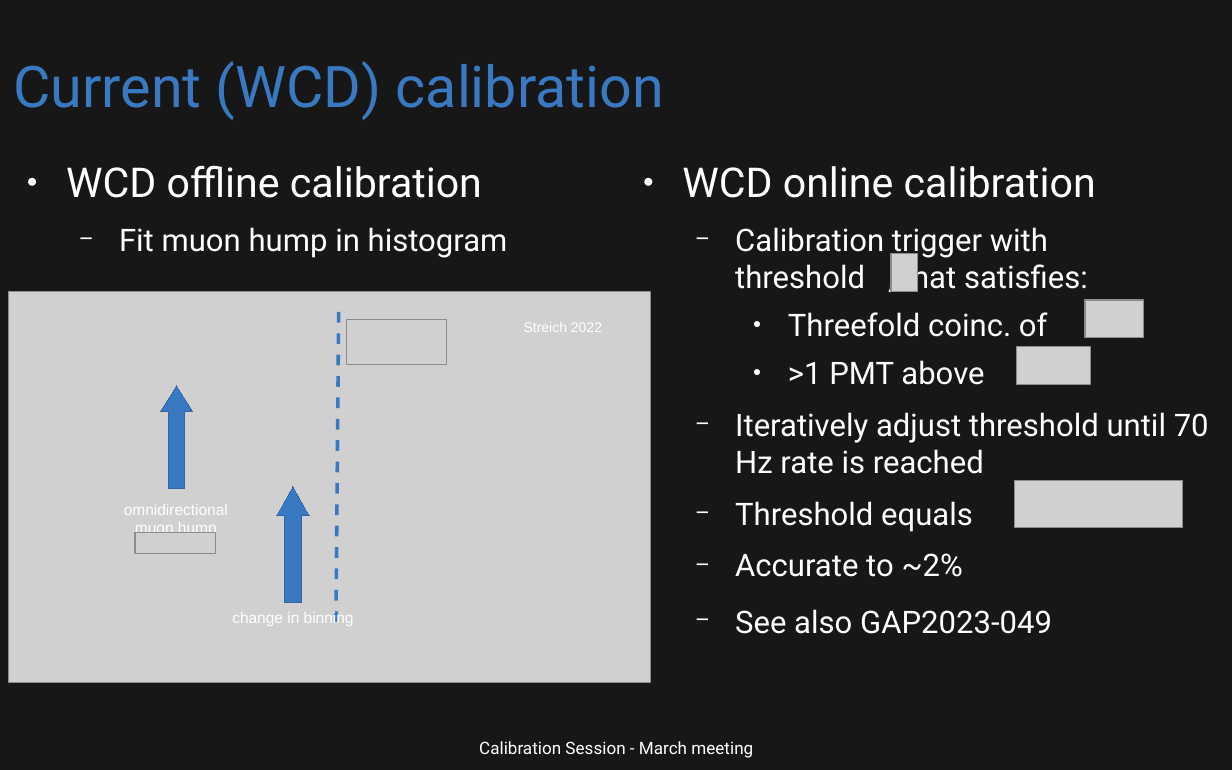
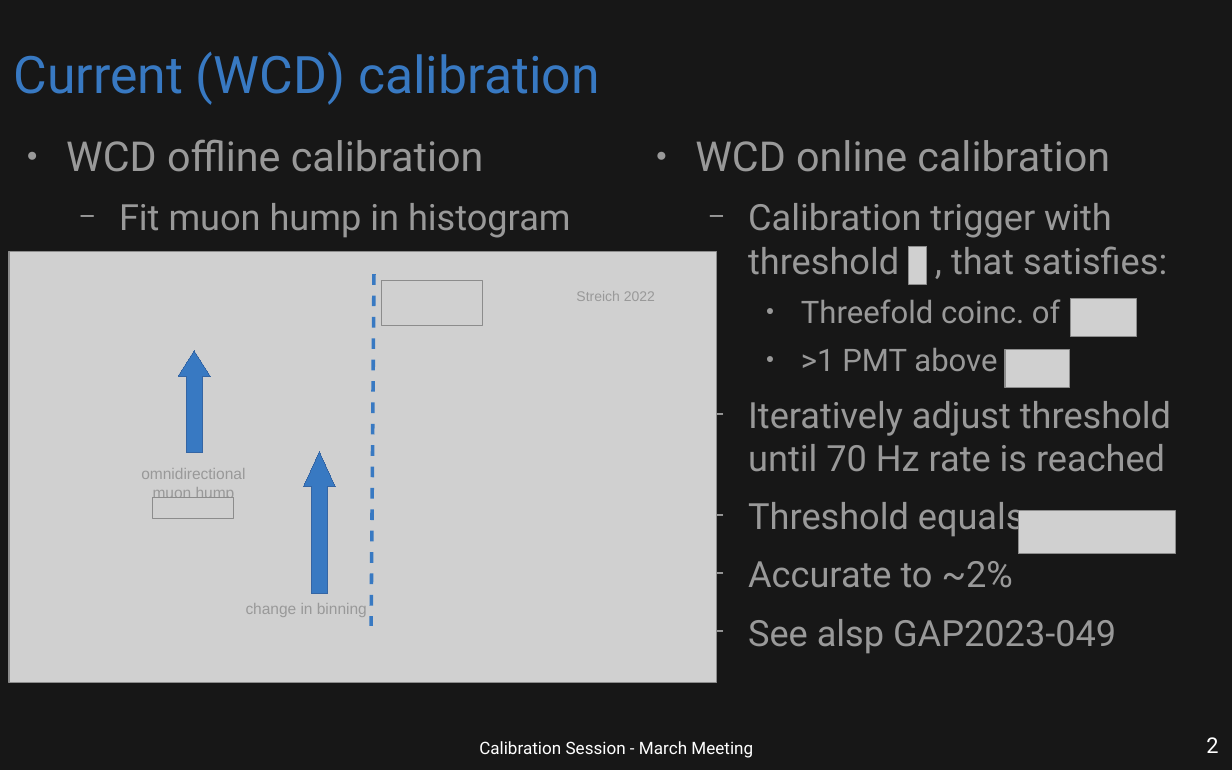
Before and after one commit to Quizznor/phd-thesis, a slide deck: slide 2 of Outreach/malargue_apr_2024/mip_online_calibration/calibration_session_2024_04_15_filip_mip.odp. Drawn at 1232x770 pixels with LibreOffice and Linux fonts; fonts in the diff are those of the drawing; grey boxes stand for pictures. Boxes give left, top, right and bottom in pixels: in the first picture for what was removed or moved away, otherwise in the second. Text is boxed around its words. In the diff, an @@ line names an element or a change of style, - is before the commit and + after.

```diff
--- a/Outreach/malargue_apr_2024/mip_online_calibration/calibration_session_2024_04_15_filip_mip.odp
+++ b/Outreach/malargue_apr_2024/mip_online_calibration/calibration_session_2024_04_15_filip_mip.odp
@@ title "Current (WCD) calibration": place and size @@
-title "Current (WCD) calibration" at bbox=[13, 61, 664, 120]
+title "Current (WCD) calibration" at bbox=[13, 52, 599, 105]
@@ title "Current (WCD) calibration" at bbox=[13, 52, 599, 105]: size 37 to 33.3 pt @@
@@ text "WCD offline calibration": place and size @@
-text "WCD offline calibration" at bbox=[66, 165, 508, 258]
+text "WCD offline calibration" at bbox=[66, 139, 571, 238]
@@ text "WCD offline calibration" at bbox=[66, 139, 571, 238]: size 26.5 to 26.6 pt in "WCD offline calibration"; text colour #FFFFFF to #999999; size 20 to 23.3 pt in "Fit muon hump in histogram"; bullet colour #FFFFFF to #999999 @@
@@ text "WCD online calibration": place and size @@
-text "WCD online calibration" at bbox=[682, 166, 1209, 634]
+text "WCD online calibration" at bbox=[695, 140, 1171, 654]
@@ text at bbox=[695, 140, 1171, 588]: size 26.5 to 26.6 pt in "WCD online calibration"; text colour #FFFFFF to #999999; size 20 to 23.3 pt in "Calibration trigger with threshold , that satisfies:", "Iteratively adjust threshold until 70 Hz rate ...", "Threshold equals", "Accurate to ~2%"; bullet colour #FFFFFF to #999999 @@
@@ picture: place and size @@
-picture at bbox=[9, 292, 651, 683]
+picture at bbox=[9, 252, 717, 683]
@@ picture: place and size @@
-picture at bbox=[891, 254, 918, 292]
+picture at bbox=[909, 247, 927, 285]
@@ line moved from (339, 312) - (337, 626) to (375, 274) - (371, 626) @@
@@ picture: place and size @@
-picture at bbox=[347, 320, 447, 364]
+picture at bbox=[382, 281, 483, 325]
@@ text colour #FFFFFF to #999999 in 3 elements at bbox=[246, 603, 367, 617], bbox=[141, 468, 245, 502], bbox=[576, 291, 655, 301] @@
@@ text "Streich 2022": place and size @@
-text "Streich 2022" at bbox=[524, 322, 602, 332]
+text "Streich 2022" at bbox=[576, 291, 655, 301]
@@ picture: place and size @@
-picture at bbox=[1086, 301, 1145, 339]
+picture at bbox=[1071, 298, 1137, 337]
@@ up arrow: place and size @@
-up arrow at bbox=[161, 386, 193, 487]
+up arrow at bbox=[178, 351, 210, 453]
@@ picture: place and size @@
-picture at bbox=[1017, 347, 1091, 385]
+picture at bbox=[1005, 350, 1070, 388]
@@ text "omnidirectional muon hump": place and size @@
-text "omnidirectional muon hump" at bbox=[124, 504, 228, 537]
+text "omnidirectional muon hump" at bbox=[141, 468, 245, 502]
@@ up arrow: place and size @@
-up arrow at bbox=[277, 487, 310, 603]
+up arrow at bbox=[303, 452, 335, 594]
@@ up arrow at bbox=[303, 452, 335, 594]: proportions changed @@
@@ picture: place and size @@
-picture at bbox=[135, 533, 216, 555]
+picture at bbox=[153, 497, 234, 519]
@@ picture: place and size @@
-picture at bbox=[1015, 481, 1184, 529]
+picture at bbox=[1018, 511, 1176, 553]
@@ text "change in binning": place and size @@
-text "change in binning" at bbox=[232, 611, 354, 626]
+text "change in binning" at bbox=[246, 603, 367, 617]
@@ text at bbox=[748, 619, 1116, 654]: text changed; size 20 to 23.3 pt; text colour #FFFFFF to #999999 @@
-  − See also GAP2023-049
+  − See alsp GAP2023-049
@@ text at bbox=[479, 741, 753, 758]: text changed @@
-Calibration Session - March meeting
+Calibration Session - March Meeting
@@ page number added at bbox=[1206, 737, 1218, 753], 14 pt, text #FFFFFF @@
+2
```
Also in this commit, not shown: 5 other slides changed, 1 slide removed, 3 other files.
